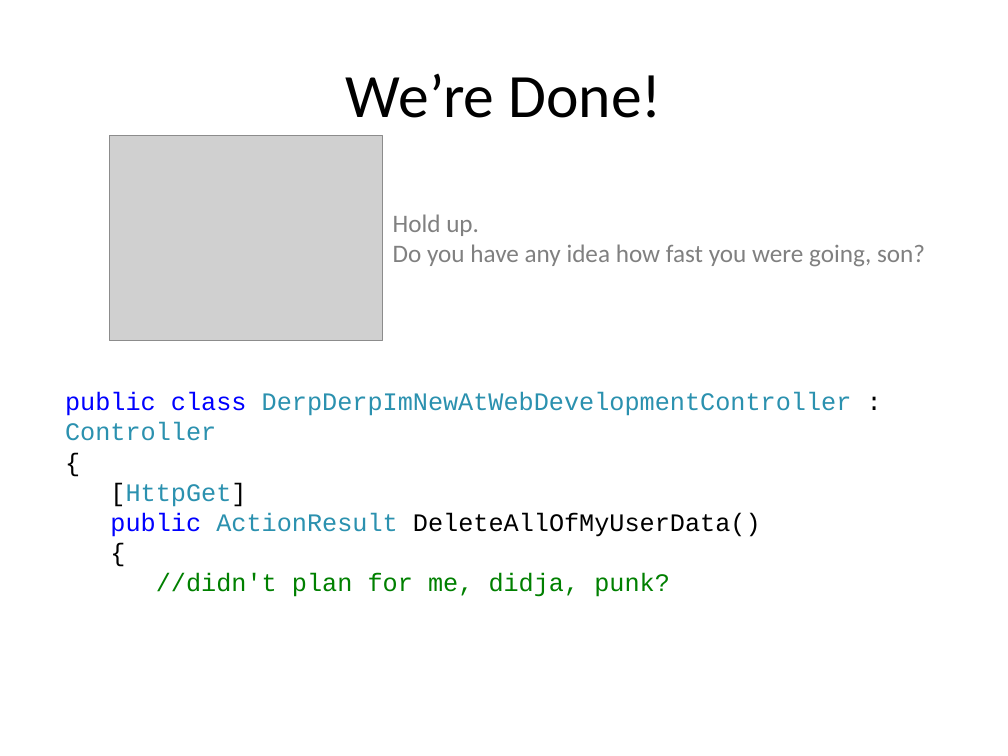
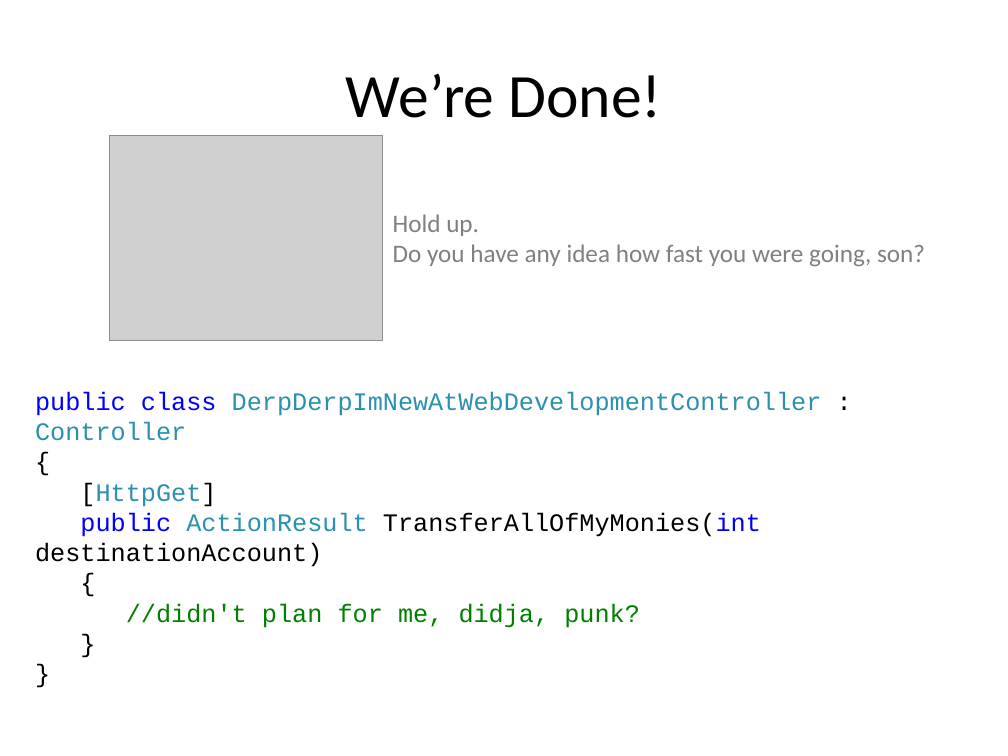
Before and after one commit to Chris-ScoutCorps/FxCop, a slide deck: slide 16 of FxCop.pptx. Drawn at 1008x756 pixels with LibreOffice and Linux fonts; fonts in the diff are those of the drawing; grey boxes stand for pictures; background and template pictures are left out. Boxes give left, top, right and bottom in pixels: in the first picture for what was removed or moved away, otherwise in the second. Text is boxed around its words. In the diff, an @@ line names an element or a change of style, - is before the commit and + after.

```diff
--- a/FxCop.pptx
+++ b/FxCop.pptx
@@ text at [35, 392, 822, 628]: paragraphs added @@
+}
+}
@@ text "public class DerpDerpImNewAtWebDevelopmentController : Contr ...": place and size @@
-text "public class DerpDerpImNewAtWebDevelopmentController : Contr ..." at [65, 392, 852, 597]
+text "public class DerpDerpImNewAtWebDevelopmentController : Contr ..." at [35, 392, 822, 628]
@@ text at [35, 512, 761, 567]: text changed @@
-public ActionResult DeleteAllOfMyUserData()
+public ActionResult TransferAllOfMyMonies(int destinationAccount)
```
Also in this commit, not shown: 10 other slides changed, 1 other file.
